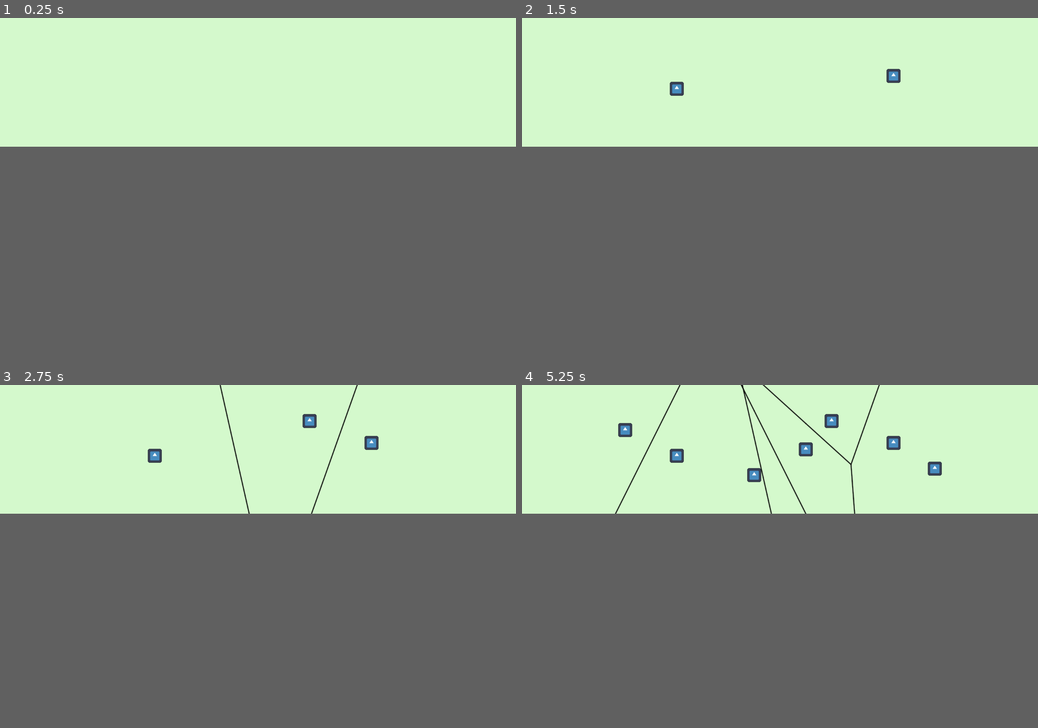
Above: before the commit, frames 1-4 (two rows, left to right).
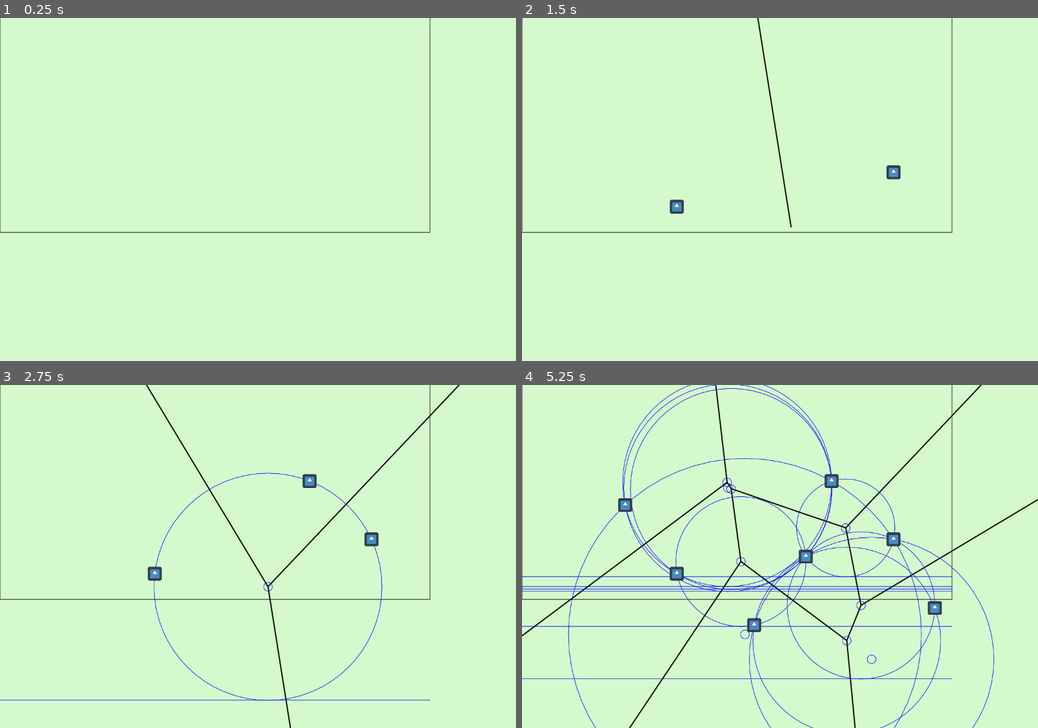
Above: after the commit, the same moments.

Repository: riorio805/geokom
Game: Godot game, scene res://fredo's playground/fredo.tscn
Same seed, same stepped clock (60 frames per second), same inputs: the game is played once before the commit and once after it. This scene is started directly instead of the project's main scene. The engine's default icon, where the game draws it, is replaced by a stand-in: a white triangle on a blue panel in a dark square.
Inputs (mouse positions are in pixels of both pictures, inside the frame that each line leads up to):
- Up to frame 1 (0.25 s): no input
- Up to frame 2 (1.5 s): tap Enter at 0.5 s; move the mouse to (893, 76) at 0.52 s; click (893, 76) at 0.67 s; tap R (debug_reset) at 1.25 s; drag from (676, 90) to (754, 107) at 1.27 s
- Up to frame 3 (2.75 s): tap R (debug_reset) at 2 s; move the mouse to (309, 422) at 2.02 s; click (309, 422) at 2.17 s
- Up to frame 4 (5.25 s): tap R (debug_reset) at 2.75, 3.5, 4.25 s; drag from (754, 474) to (625, 429) at 2.77 s; move the mouse to (934, 467) at 3.52 s; click (934, 467) at 3.67 s; tap F3 (debug) at 4.15 s; drag from (625, 429) to (702, 415) at 4.27 s; move the mouse to (805, 450) at 5.02 s; click (805, 450) at 5.17 s
The window is 800x200 before the commit and 800x533 after it. Grey fills any space a smaller window leaves; there, only what the larger window draws over its background counts as a difference.

The runs differ from the first frame. In frame 1, 0.5% of the frame differs, in the area x 0-84%, y 0-63%; in frame 2, 1.2%; in frame 3, 2.8%; in frame 4, 8.2%, in the area x 0-100%, y 0-100%.

Commit message:
saya capek

Diff:
--- a/fredo's playground/avl_node.gd
+++ b/fredo's playground/avl_node.gd
@@ -20,46 +20,6 @@
 func _init(data:Vector2) -> void:
 	arc_focus = data
 
-func get_right_breakpoint(directrix_y):
-	if next != null:
-		return _get_breakpoint(arc_focus, next.arc_focus, directrix_y, false)
-	return Vector2(INF, INF)
-
-func get_left_breakpoint(directrix_y):
-	if prev != null:
-		return _get_breakpoint(arc_focus, prev.arc_focus, directrix_y, true)
-	return Vector2(-INF, INF)
-
-func _get_breakpoint(p1:Vector2, p2:Vector2, directrix_y, take_min:bool):
-	p1.y = -p1.y
-	p2.y = -p2.y
-	directrix_y = -directrix_y
-
-	# asumsi parabola terletak pada y yang lebih besar daripada directrix_y
-	var pembagi1 = 2*(p1.y-directrix_y)
-	var pembagi2 = 2*(p2.y-directrix_y)
-
-	var a = 1.0 / pembagi1 - 1.0 / pembagi2
-	var b = -2*p1.x/pembagi1 + 2*p2.x/pembagi2
-	var c = (p1.x*p1.x + p1.y*p1.y - directrix_y*directrix_y)/pembagi1 - (p2.x*p2.x + p2.y*p2.y - directrix_y*directrix_y)/pembagi2
-
-	# Use quadratic formula
-	var discriminant = b * b - 4.0 * a * c
-	discriminant = max(0.0, discriminant)  # Avoid negative values due to floating point errors
-
-	# Return leftmost intersection point for Fortune's algorithm
-	var x1 = (-b - sqrt(discriminant)) / (2.0 * a)
-	var x2 = (-b + sqrt(discriminant)) / (2.0 * a)
-
-	p1.y = -p1.y
-	p2.y = -p2.y
-	directrix_y = -directrix_y
-
-
-	var ans_x = x1 if take_min else x2
-	var ans_y = (pow(ans_x,2) - 2*p1.x*ans_x + p1.x*p1.x + p1.y*p1.y - directrix_y)/pembagi1
-
-	return Vector2(ans_x, ans_y)
 
 
 func get_y(x, directrix_y):
--- a/fredo's playground/avl_tree.gd
+++ b/fredo's playground/avl_tree.gd
@@ -1,7 +1,8 @@
 # AVLTree.gd
-class_name AVLTree
-
-const EPS = 3.0
+class_name AVLTreeFredo
+
+const EPS = 6.0
+
 var root: AVLNode = null
 
 signal add_circle_event(y, x)
@@ -17,6 +18,10 @@
 
 func _balance_factor(node: AVLNode) -> int:
 	return _get_height(node.left) - _get_height(node.right)
+
+func _init():
+	var a = _get_breakpoint(Vector2(542, 103), Vector2(483, 193), 250)
+	print(a)
 
 # Rotation functions
 func _rotate_right(y: AVLNode) -> AVLNode:
@@ -88,8 +93,6 @@
 
 
 func get_half_line_intersection(p1: Vector2, p2: Vector2, theta1: float, theta2: float):
-	#p1.y = -p1.y
-	#p2.y = -p2.y
 	var d1 = Vector2(cos(theta1), -sin(theta1))
 	var d2 = Vector2(cos(theta2), -sin(theta2))
 
@@ -112,8 +115,6 @@
 	var valid2 = (intersection_x > p2.x) == (d2.x>0)
 
 	if valid1 and valid2:
-		#p1.y = -p1.y
-		#p2.y = -p2.y
 
 		var ans = Vector2(intersection_x, intersection_x*m1+c1)
 		print(str(p1) + str(theta1).substr(0, 4) + " berpotongan dengan " + str(p2) + str(theta2).substr(0, 4) + " di " + str(ans))
@@ -140,6 +141,9 @@
 			add_circle_event.emit(voronoi_vertex.y + voronoi_vertex.distance_to(node.arc_focus), voronoi_vertex.x)
 			#add_circle.emit(voronoi_vertex, 10)
 			#node.next.ends_in_directrix = voronoi_vertex.y
+			add_circle.emit(voronoi_vertex, 10)
+			add_circle.emit(voronoi_vertex, voronoi_vertex.distance_to(node.arc_focus))
+
 
 	if node.next.next != null:
 		# cek intersection right
@@ -147,6 +151,8 @@
 		if voronoi_vertex != null:
 			add_circle_event.emit(voronoi_vertex.y + voronoi_vertex.distance_to(node.next.arc_focus), voronoi_vertex.x)
 			#add_circle.emit(voronoi_vertex, 8)
+			add_circle.emit(voronoi_vertex, 10)
+			add_circle.emit(voronoi_vertex, voronoi_vertex.distance_to(node.arc_focus))
 
 
 func _check_circle_event_on_newly_inserted_arc(node: AVLNode, directrix_y) -> void:
@@ -189,11 +195,14 @@
 # Recursive insert function that also balances the tree and updates predecessors and successors
 func _site_event(node: AVLNode, data: Vector2, directrix_y) -> AVLNode:
 	if node == null:
+		print("new node")
 		var new_node = AVLNode.new(data)
 		return new_node
 
-	var right_x = node.get_right_breakpoint(directrix_y).x
-	var left_x = node.get_left_breakpoint(directrix_y).x
+	var right_x = get_right_breakpoint(node, directrix_y).x
+	var left_x = get_left_breakpoint(node, directrix_y).x
+
+	print(left_x, " <> ", right_x)
 
 	if data.x < left_x:
 		# check site event at left
@@ -210,6 +219,11 @@
 
 
 		print("arc yang displit adalah " + str(arc_yg_di_split))
+
+		# edge case: posisi y nya sama dengan arc_focus yang lain
+		#if arc_yg_di_split.y == arc_yg_di_tengah.y:
+			#if arc_yg_di_tengah.x > arc_yg_di_split.x:
+		# ini nanti saja TODO
 
 		# insert at left
 		node.left = _insert_di_paling(node.left, arc_yg_di_split, directrix_y, false)
@@ -252,7 +266,6 @@
 		#add_edge.emit(start, start + 300 * arah)
 		#add_circle.emit(start, 5)
 		#add_edge.emit(start, start - 300 * arah)
-
 		node.right_edge_start = start #node.get_right_breakpoint(directrix_y)
 		node.right_edge_direction = teta + PI/2
 
@@ -266,6 +279,18 @@
 # Public insert function
 func site_event(data: Vector2, directrix_y) -> void:
 	root = _site_event(root, data, directrix_y)
+
+func debug2(directrix_y):
+	if root == null: return
+
+	var tmp = root
+	while (tmp.left != null):
+		tmp = tmp.left
+	var debug2 = ""
+	while (tmp != null):
+		debug2 += '[' + str(tmp.arc_focus) + '] ' + str(get_right_breakpoint(tmp, directrix_y)) + " "
+		tmp = tmp.next
+	print("prev/next: " + debug2)
 
 func debug() -> void:
 	if root == null: return
@@ -323,15 +348,21 @@
 # Recursive remove function that also balances the tree
 func _remove(node: AVLNode, data_x, directrix_y) -> AVLNode:
 	if node == null:
+		print("ini harusnya tidak pernah dipanggil")
 		return null
 
-	var right_x = node.get_right_breakpoint(directrix_y).x
-	var left_x = node.get_left_breakpoint(directrix_y).x
+	var right_x = get_right_breakpoint(node, directrix_y).x
+	var left_x = get_left_breakpoint(node, directrix_y).x
 	print(str(node.arc_focus) + "left: " + str(left_x) + ", right: " + str(right_x))
-
+	#assert(left_x < right_x + 10)
+
+	#if right_x==left_x:
+		#for i in range(5):
+			#add_circle.emit(Vector2(data_x, (directrix_y+node.arc_focus.y)/2), i*4)
 
 	# Find the node to be removed
-	if not (abs(right_x-left_x) <= EPS and data_x <= right_x + EPS and data_x >= left_x - EPS):
+	if not (abs(right_x-left_x) <= 2*EPS and data_x <= right_x + EPS and data_x >= left_x - EPS):
+	#if not (abs(right_x-left_x) <= 1.5):
 	#if !_is_ded(node, directrix_y):
 		if data_x < left_x + EPS:
 			# delete left
@@ -341,7 +372,10 @@
 			node.right = _remove(node.right, data_x, directrix_y)
 		else:
 			# not valid
-			print("Circle Event not valid anymore")
+			print("Circle Event not valid anymore because:")
+			print("- right_x = ", right_x)
+			print("- left_x = ", left_x)
+			print("- data_x = ", data_x)
 	else:
 		# delete current
 		print("deleting arc")
@@ -433,3 +467,94 @@
 func remove(data, directrix_y) -> void:
 	print("mau remove " + str(data))
 	root = _remove(root, data, directrix_y)
+
+
+func get_right_breakpoint(node:AVLNode, directrix_y):
+	if node.next != null:
+		return _get_breakpoint(node.arc_focus, node.next.arc_focus, directrix_y)
+	return Vector2(INF, INF)
+
+func get_left_breakpoint(node:AVLNode, directrix_y):
+	if node.prev != null:
+		#var i = _get_breakpoint(node.arc_focus, node.prev.arc_focus, directrix_y, true)
+		#var j = _get_breakpoint(node.prev.arc_focus, node.arc_focus, directrix_y, true)
+		#
+		#var err_msg = str(_get_breakpoint(node.arc_focus, node.prev.arc_focus, directrix_y, true))\
+				#+ str(_get_breakpoint(node.arc_focus, node.prev.arc_focus, directrix_y, false))\
+				#+ str(_get_breakpoint(node.prev.arc_focus, node.arc_focus, directrix_y, true))\
+				#+ str(_get_breakpoint(node.prev.arc_focus, node.arc_focus, directrix_y, false))
+		#assert((i-j).length_squared() < 5, err_msg)
+		return _get_breakpoint(node.prev.arc_focus, node.arc_focus, directrix_y)
+	return Vector2(-INF, INF)
+
+func _get_breakpoint(p1:Vector2, p2:Vector2, directrix_y):
+	#if abs(p1.y - p2.y) < EPS:
+		#return Vector2((p1.x+p2.x)/2, VoronoiFredo.MIN_Y)
+
+	p1.y = -p1.y
+	p2.y = -p2.y
+	directrix_y = -directrix_y
+
+	# asumsi parabola terletak pada y yang lebih besar daripada directrix_y
+	var pembagi1 = 2.0*(p1.y-directrix_y)
+	var pembagi2 = 2.0*(p2.y-directrix_y)
+
+	var ans_x
+	if pembagi1 == 0:
+		ans_x = p1.x
+
+	elif pembagi2 == 0:
+		ans_x = p2.x
+
+	else:
+		#var a = 1.0 / pembagi1 - 1.0 / pembagi2
+		var a = (pembagi2 - pembagi1)/(pembagi2*pembagi1)
+
+		#var b = -2*p1.x/pembagi1 + 2*p2.x/pembagi2
+		var b = (-2*p1.x*pembagi2 + 2*p2.x*pembagi1)/(pembagi1*pembagi2)
+
+		#var c = (p1.x*p1.x + p1.y*p1.y - directrix_y*directrix_y)/pembagi1 - (p2.x*p2.x + p2.y*p2.y - directrix_y*directrix_y)/pembagi2
+		var c = ((p1.x*p1.x + p1.y*p1.y - directrix_y*directrix_y)*pembagi2 - (p2.x*p2.x + p2.y*p2.y - directrix_y*directrix_y)*pembagi1)/(pembagi1*pembagi2)
+
+		# Use quadratic formula
+		var discriminant = b * b - 4.0 * a * c
+		discriminant = max(0.0, discriminant)  # Avoid negative values due to floating point errors
+
+		# Return leftmost intersection point for Fortune's algorithm
+		var x1 = (-b - sqrt(discriminant)) / (2.0 * a)
+		var x2 = (-b + sqrt(discriminant)) / (2.0 * a)
+		print("pembagi1 ", pembagi1)
+		print("pembagi2 ", pembagi2)
+
+		p1.y = -p1.y
+		p2.y = -p2.y
+		directrix_y = -directrix_y
+
+
+		#var ans_x = min(x1, x2) if take_min else max(x1, x2)
+		#var ans_x = (p1.x-p2.x)*(p1.y-directrix_y)/(p2.y-p1.y) + p1.x
+		if p1.y > p2.y: # p1 dibawah p2
+			ans_x = max(x1, x2)
+			pass
+		else:
+			ans_x = min(x1, x2)
+			pass
+		#var dydx = (ans_x - p1.x)/(p1.x-directrix_y)
+
+		#ans_x += dydx
+
+	var ans_y
+	if p1.y != directrix_y:
+		ans_y = (pow(ans_x,2) - 2*p1.x*ans_x + p1.x*p1.x + p1.y*p1.y - directrix_y*directrix_y)/pembagi1
+	else:
+		ans_y = (pow(ans_x,2) - 2*p2.x*ans_x + p2.x*p2.x + p2.y*p2.y - directrix_y*directrix_y)/pembagi2
+
+	if ans_y < VoronoiFredo.MIN_Y:
+		# TODO
+		pass
+
+	return Vector2(ans_x, ans_y)
+
+func turunin(start: Vector2, teta):
+	# turunin supaya tidak terlalu di atas boundary
+	pass
--- a/fredo's playground/min_heap.gd
+++ b/fredo's playground/min_heap.gd
@@ -37,7 +37,7 @@
 func _heapify_up(index: int) -> void:
 	while index > 0:
 		var parent_index = (index - 1) / 2
-		if heap[index].priority < heap[parent_index].priority:
+		if _compare_priority(heap[index], heap[parent_index]):
 			_swap(index, parent_index)
 			index = parent_index
 		else:
@@ -50,9 +50,9 @@
 		var right_child = 2 * index + 2
 		var smallest = index
 
-		if left_child < heap.size() and heap[left_child].priority < heap[smallest].priority:
+		if left_child < heap.size() and _compare_priority(heap[left_child], heap[smallest]):
 			smallest = left_child
-		if right_child < heap.size() and heap[right_child].priority < heap[smallest].priority:
+		if right_child < heap.size() and _compare_priority(heap[right_child], heap[smallest]):
 			smallest = right_child
 
 		if smallest != index:
@@ -64,3 +64,12 @@
 # Utility to check if the heap is empty
 func is_empty() -> bool:
 	return heap.size() == 0
+
+func _compare_priority(a, b): # true if a pop first
+	if a.priority < b.priority:
+		return true
+	if a.priority > b.priority:
+		return false
+	if !a.is_site_event:
+		return true # mau pop circle event dulu
+	return false
--- a/fredo's playground/voronoi_fredo.gd
+++ b/fredo's playground/voronoi_fredo.gd
@@ -1,25 +1,48 @@
 extends Node2D
+
+class_name VoronoiFredo # untuk access MIN_Y melalui avl_tree
 
 var draw_edges = []
 # format elemen: [[Vector2 from, Vector2 to], ...]
 var draw_circles = []
 # format: [[Vector2 point, float radius], ...]
+var draw_sketch_edges = [] # untuk debug circle event
 
 const site_event_color = Color.DARK_RED
 const circle_event_color = Color.BLUE
 const voronoi_color = Color.BLACK
-const line_width = 1
+const line_width = 0.5
 
 var min_heap = MinHeap.new()
 
+
+static var MIN_Y = -500
+static var MAX_Y = 500
+static var MIN_X = 0
+static var MAX_X = 1000
+
 func _draw() -> void:
+	# draw boundary
+	draw_polyline([Vector2(MIN_X, MIN_Y), Vector2(MIN_X, MAX_Y), Vector2(MAX_X, MAX_Y), Vector2(MAX_X, MIN_Y), Vector2(MIN_X, MIN_Y)], voronoi_color, line_width, true)
+
 	# draw edges
 	for edge in draw_edges:
+		#edge[0].y = clamp(edge[0].y, -1000, 5000)
+		#edge[1].y = clamp(edge[1].y, -1000, 5000)
+
 		#draw_line(edge[0], edge[1], line_color, line_width, true)
-		draw_polyline(edge, voronoi_color, line_width, true)
+		draw_polyline(edge, voronoi_color, line_width*3, true)
+	for edge in draw_sketch_edges:
+		#edge[0].y = clamp(edge[0].y, -1000, 5000)
+		#edge[1].y = clamp(edge[1].y, -1000, 5000)
+
+		#draw_line(edge[0], edge[1], line_color, line_width, true)
+		draw_polyline(edge, circle_event_color, line_width, true)
+
 	for c in draw_circles:
-		#draw_circle(c[0], c[1], circle_event_color, false, line_width, true)
+		draw_circle(c[0], c[1], circle_event_color, false, line_width, true)
 		pass
+
 
 	print(draw_edges)
 
@@ -40,13 +63,15 @@
 	# print(len(points))
 
 
-	var beachlines := AVLTree.new()
+	var beachlines := AVLTreeFredo.new()
+
 	beachlines.add_circle_event.connect(add_circle_event)
 	beachlines.add_edge.connect(add_edge)
 	beachlines.add_circle.connect(add_circle)
 
 
 	draw_edges = []
+	draw_sketch_edges = []
 	draw_circles = []
 	queue_redraw()
 
@@ -67,18 +92,30 @@
 			# if circle event
 			# (edge0,arc0,edge0) -> (edge1)
 			print("Circle event")
+
+			# draw line
+			draw_sketch_edges.append([Vector2(MIN_X, heap_node.priority), Vector2(MAX_X, heap_node.priority)])
 			# add_edge(Vector2(0, heap_node.priority), Vector2(1500, heap_node.priority))
 			beachlines.remove(heap_node.idx_point_or_x_pos, heap_node.priority)
-		beachlines.debug()
+		#beachlines.debug()
+		beachlines.debug2(heap_node.priority)
 
 	# min heap habis tapi heap masih sisa beachlines
 	var tmp = beachlines.root
-	while (tmp.prev != null):
-		tmp = tmp.prev
-	while (tmp.next != null): # karena arc terakhir tidak ada edge dikanannya
-		# tmp ini dipake buat draw edge
-		add_edge(tmp.right_edge_start, tmp.right_edge_start + 1000 * Vector2(cos(tmp.right_edge_direction), -sin(tmp.right_edge_direction)))
-		tmp = tmp.next
+	if tmp != null:
+		while (tmp.prev != null):
+			tmp = tmp.prev
+
+		while (tmp.next != null): # karena arc terakhir tidak ada edge dikanannya
+			# tmp ini dipake buat draw edge
+			var start = tmp.right_edge_start
+			var dir = tmp.right_edge_direction
+			if start.y < MIN_Y:
+				start.x += (start.y-MIN_Y) / tan(dir)
+				start.y = MIN_Y
+
+			add_edge(start, start + 1000 * Vector2(cos(dir), -sin(dir)))
+			tmp = tmp.next
 
 	#beachlines.free()
 	queue_redraw()
--- a/project.godot
+++ b/project.godot
@@ -23,7 +23,7 @@
 [display]
 
 window/size/viewport_width=1200
-window/size/viewport_height=300
+window/size/viewport_height=800
 
 [editor_plugins]
 
